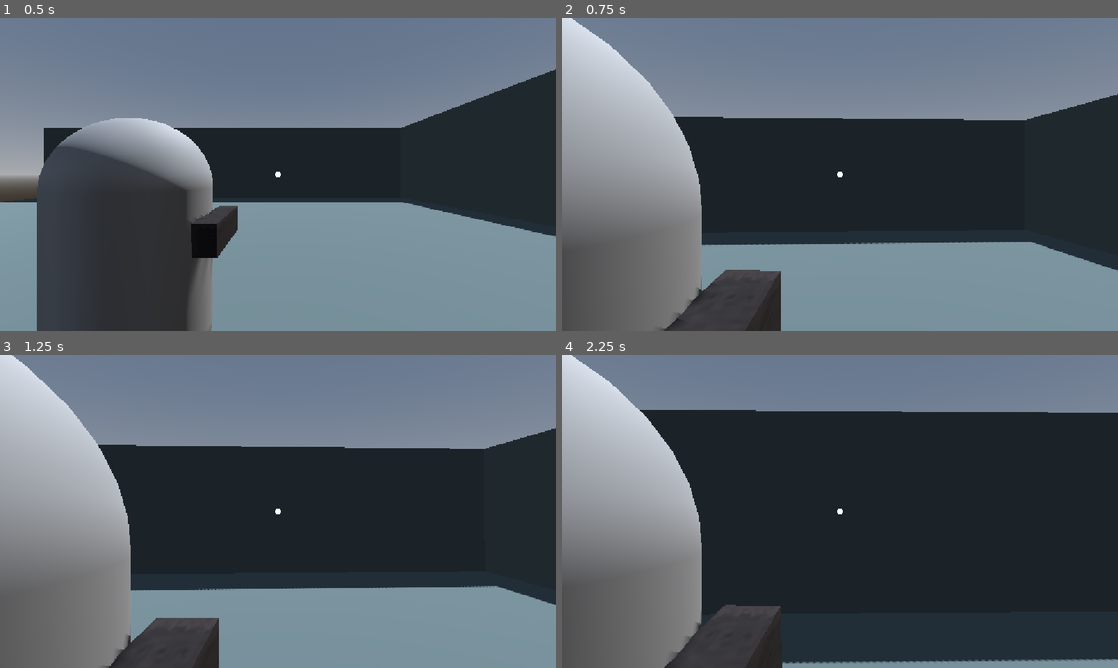
Above: before the commit, frames 1-4 (two rows, left to right).
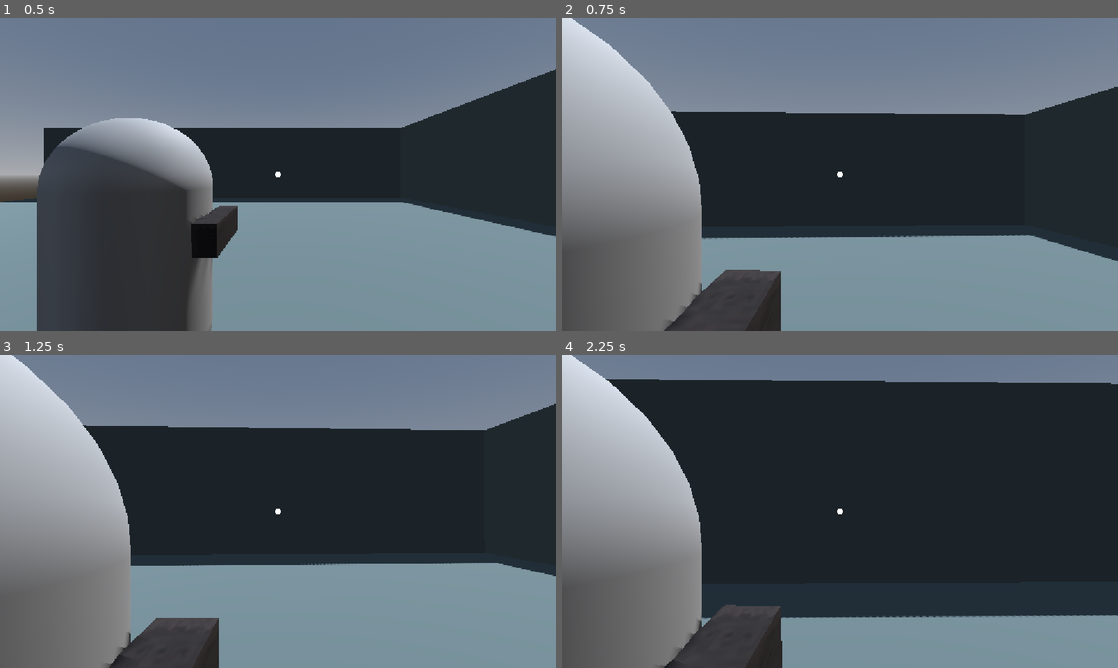
Above: after the commit, the same moments.

Repository: bbbbblueeeee/ISCS-30.14-Game5
Game: Godot game, scene res://Scenes/world.tscn
The game is run twice, just before and just after one commit, with the same random seed, the same clock (stepped at 60 frames per second) and the same inputs.
Inputs (mouse positions are in pixels of both pictures, inside the frame that each line leads up to):
- Up to frame 1 (0.5 s): no input
- Up to frame 2 (0.75 s): tap Enter (ui_accept) at 0.5 s; move the mouse to (867, 174) at 0.52 s; hold Up (ui_up) from 0.53 s (still down); hold Right mouse button (aim) from 0.53 s (still down)
- Up to frame 3 (1.25 s): keep holding Up (ui_up); keep holding Right mouse button (aim); tap Enter (ui_accept) at 0.77 s
- Up to frame 4 (2.25 s): keep holding Up (ui_up); move the mouse to (812, 511) at 1.27 s; release Right mouse button (aim) at 1.28 s; click (812, 511) at 1.35 s; tap Enter (ui_accept) at 1.52 s; move the mouse to (851, 505) at 2.02 s; hold Right mouse button (aim) from 2.03 s (still down)

Frame 1 is identical in both runs. In frame 2, 3.2% of the frame differs, in the area x 18-100%, y 22-100%; in frame 3, 11%; in frame 4, 17%, in the area x 7-100%, y 7-100%.

Commit message:
decreased jump velocity

Diff:
--- a/iscs-30.14---game-5---ots-tps/Scripts/player.gd
+++ b/iscs-30.14---game-5---ots-tps/Scripts/player.gd
@@ -3,7 +3,7 @@
 
 const SPEED = 5.0
 const AIM_SPEED = 2.5
-const JUMP_VELOCITY = 4.5
+const JUMP_VELOCITY = 3.5
 
 @onready var gun_pivot: Node3D = $Skeleton3D/gunpivot
 @onready var gun_ray: RayCast3D = $Skeleton3D/gunpivot/gun/GunRay
